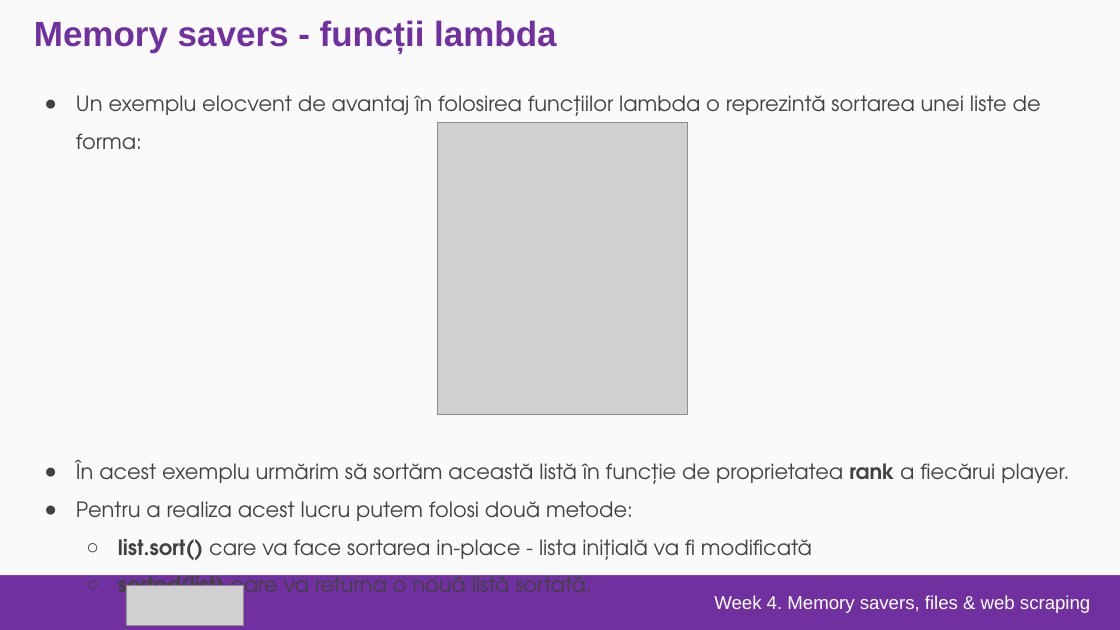
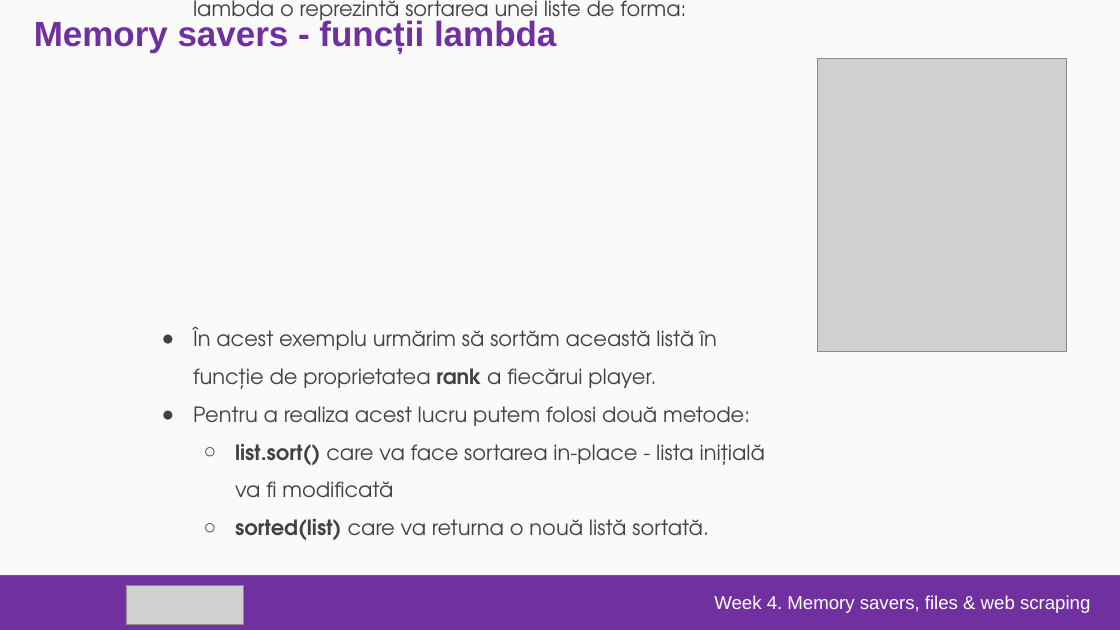
Before and after one commit to Niko18500/Curs-Python-Google, a slide deck: slide 8 of Slide-uri/GAD-04-MemorySaversWebScrapper.pptx. Drawn at 1120x630 pixels with LibreOffice and Linux fonts; fonts in the diff are those of the drawing; grey boxes stand for pictures; background and template pictures are left out. Boxes give left, top, right and bottom in pixels: in the first picture for what was removed or moved away, otherwise in the second. Text is boxed around its words. In the diff, an @@ line names an element or a change of style, - is before the commit and + after.

```diff
--- a/Slide-uri/GAD-04-MemorySaversWebScrapper.pptx
+++ b/Slide-uri/GAD-04-MemorySaversWebScrapper.pptx
@@ text "Un exemplu elocvent de avantaj ...": place and size @@
-text "Un exemplu elocvent de avantaj ..." at bbox=[76, 95, 1069, 592]
+text "Un exemplu elocvent de avantaj ..." at bbox=[193, 0, 765, 540]
@@ text "Un exemplu elocvent de avantaj ..." at bbox=[193, 0, 765, 540]: indent changed @@
@@ picture: place and size @@
-picture at bbox=[438, 123, 687, 415]
+picture at bbox=[818, 59, 1067, 351]
```
Also in this commit, not shown: 9 other slides changed, 27 other files.
